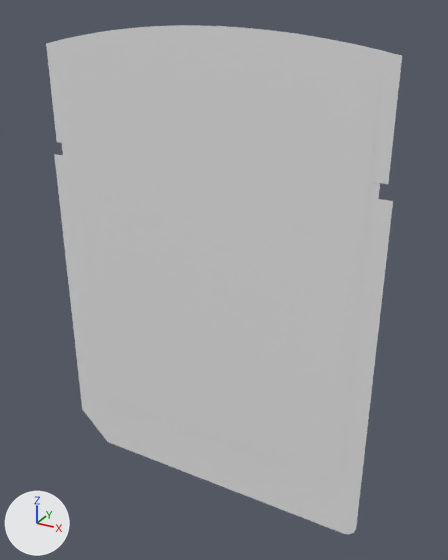
A saved change to the OBJ model fork/floating-media/DATA/float_vita_gloss8.obj.
Before and after are seen from a 50 mm camera at (1.11, -1.93, 0.98) aimed at (0.07, -0.04, 0.03). Every picture has the same lights, and +X, +Y and +Z are marked at lower left. The picture after the commit comes second. Where no turn or scale is listed for an object, it has been applied to the vertices.

Before the edit, the objects in view are built like this:
```python
me_float_vita_gloss8 = bpy.data.meshes.new('float_vita_gloss8')
me_float_vita_gloss8.from_pydata(...)  # 58 vertices, 56 faces; spans x -0.68..0.68, y -0.09, z -0.93..0.93
ob_float_vita_gloss8 = bpy.data.objects.new('float_vita_gloss8', me_float_vita_gloss8)
ob_float_vita_gloss8.location = (0.0, 0.0, 0.0)
```
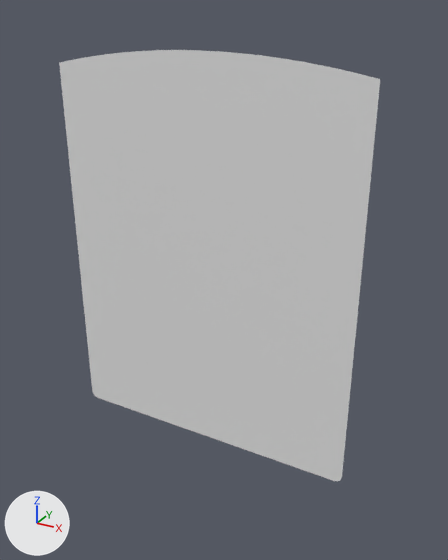
What changed in the scene script:
```text
Change me_float_vita_gloss8:
    used by ob_float_vita_gloss8; location = (0.0, 0.0, 0.0)
    remove me_float_vita_gloss8.from_pydata(...)  # 58 vertices, 56 faces; spans x -0.68..0.68, y -0.09, z -0.93..0.93
    add me_float_vita_gloss8.from_pydata(...)  # 26 vertices, 25 faces; spans x -0.61..0.61, y -0.09, z -0.69..0.85
    me_float_vita_gloss8 part 1: the loose piece of 32 vertices spanning x -0.68..0.68, y -0.09, z -0.93..0.93 is deleted
```

Where the change shows, as pixel boxes (x1, y1, x2, y2) in the pictures (448 x 560 px):
'float_vita_gloss8', reshaped (10% narrower, 15% shorter)
    before: (46, 25, 402, 534)
    after: (59, 50, 380, 481)
part 1 of me_float_vita_gloss8, deleted
    before: (46, 25, 402, 534)
